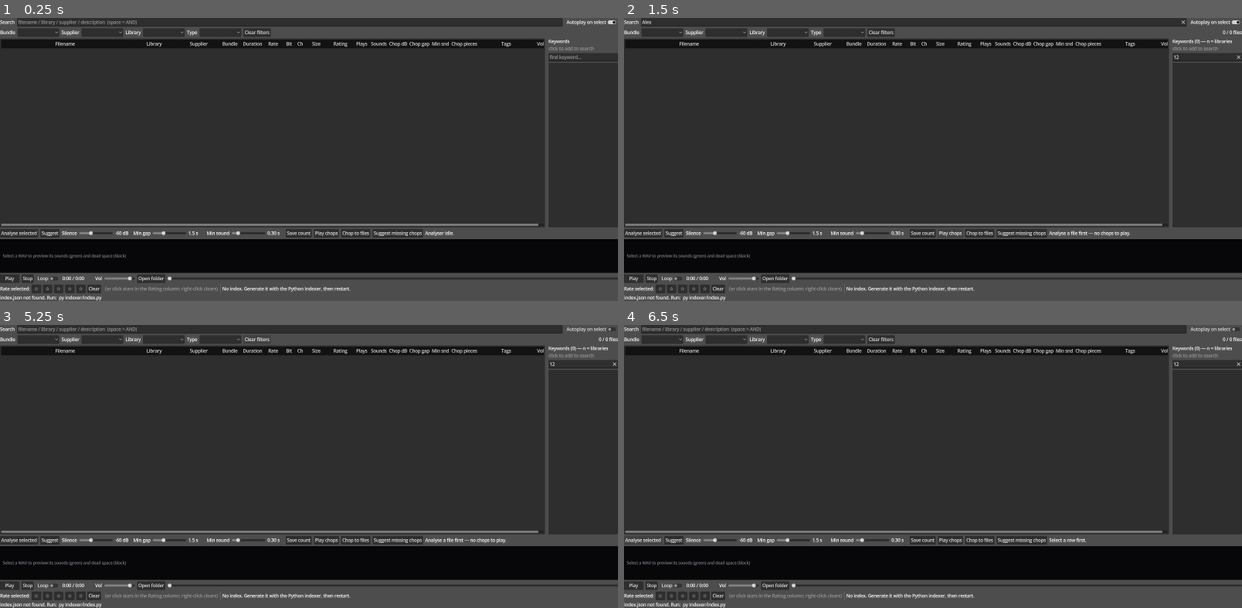
Above: before the commit, frames 1-4 (two rows, left to right).
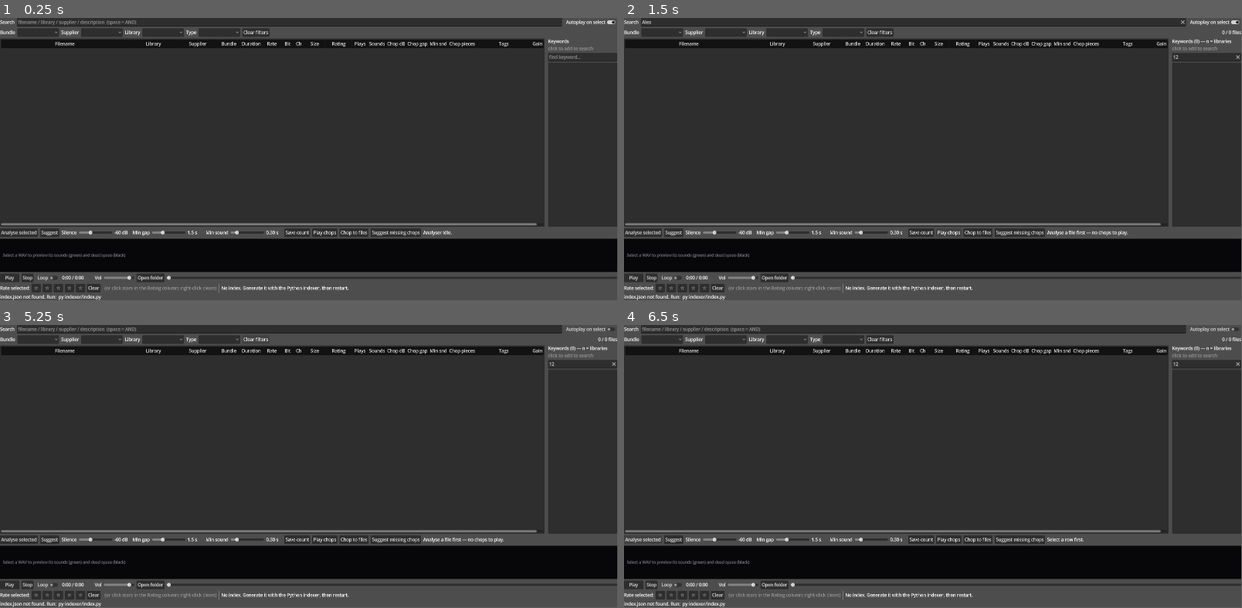
Above: after the commit, the same moments.

Repository: benedictcarter/sound_lib
Game: Godot game, scene res://main.tscn
Same seed, same stepped clock (60 frames per second), same inputs: the game is played once before the commit and once after it.
Inputs (mouse positions are in pixels of both pictures, inside the frame that each line leads up to):
- Up to frame 1 (0.25 s): no input
- Up to frame 2 (1.5 s): click (914, 23) at 0.52 s; type "Alex" at 0.6 s; click (1204, 57) at 0.75 s; type "12" at 0.83 s; click "Play chops" at 1.25 s
- Up to frame 3 (5.25 s): click "Play chops" at 2 s; click "Play" at 2.75 s; click "Play" at 3.5 s; click "Autoplay on select" at 4.25 s; click "Clear filters" at 5 s
- Up to frame 4 (6.5 s): click "Analyse selected" at 5.75 s
In our replay, the window is 800x366 before the commit and 799x365 after it. These sizes can differ from the game's own. Grey fills any space a smaller window leaves; there, only what the larger window draws over its background counts as a difference.

The runs differ from the first frame. In frame 1, 3.9% of the frame differs, in the area x 0-100%, y 0-100%; in frame 2, 3.9%; in frame 3, 4.0%; in frame 4, 3.9%.

Commit message:
Replace Vol× with Gain dB column (per-track level balancing, no clipping)
Game-audio use case: balance sounds against each other (explosion 0, gunfire
-10, zombie -20 dB). A per-track gain in dB is the right model -- negatives
attenuate cleanly with no clipping, and dB is the natural unit.

COL_GAIN_DB (userdata 'gain_db', clamped [-80,24]); final player gain =
linear_to_db(global Vol) + per-track dB (_apply_volume / _play_gain_db). Legacy
linear 'vol_mult' entries are converted to dB on read (_get_gain_db) so no data
is lost. Editable inline + via the generic multi-cell select editor (Gain dB is
in SEL_EDIT_COLS); positive values warn (may clip). Docs updated.

Co-Authored-By: Claude Opus 4.8 <noreply@anthropic.com>

Diff:
--- a/app/main.gd
+++ b/app/main.gd
@@ -21,30 +21,30 @@
 const COL_CHOP_SND := 14 # suggested/edited chop min-sound seconds (chopping.json)
 const COL_CHOP_N := 15  # resulting chop pieces at those settings (chopping.json)
 const COL_TAGS := 16    # user data (your own keywords; editable inline)
-const COL_VOL_MULT := 17 # user data: per-track playback gain multiplier (>0)
+const COL_GAIN_DB := 17 # user data: per-track playback gain in dB (for level balancing)
 const COL_COUNT := 18
 
 const COL_TITLES := [
 	"Filename", "Library", "Supplier", "Bundle",
 	"Duration", "Rate", "Bit", "Ch", "Size", "Rating", "Plays", "Sounds",
-	"Chop dB", "Chop gap", "Min snd", "Chop pieces", "Tags", "Vol×",
+	"Chop dB", "Chop gap", "Min snd", "Chop pieces", "Tags", "Gain dB",
 ]
 # Which record field each column sorts/reads. Bundle, Rating, Plays, Sounds,
-# Chop dB/gap/snd/pieces, Tags and Vol× are special-cased in _sort_value (not in record).
+# Chop dB/gap/snd/pieces, Tags and Gain dB are special-cased in _sort_value (not in record).
 const COL_FIELD := [
 	"filename", "library", "supplier", "bundle",
 	"duration", "sample_rate", "bit_depth", "channels", "size", "", "", "", "", "", "", "", "", "",
 ]
 const NUMERIC_COLS := [COL_DURATION, COL_RATE, COL_BIT, COL_CH, COL_SIZE,
 	COL_RATING, COL_PLAYS, COL_SOUNDS, COL_CHOP_DB, COL_CHOP_GAP, COL_CHOP_SND, COL_CHOP_N,
-	COL_VOL_MULT]
+	COL_GAIN_DB]
 # Columns that support spreadsheet-style multi-cell editing (copy/paste/Del/type
 # across a selection). Driven by the SELECTED column, not hard-wired to Tags.
-const SEL_EDIT_COLS := [COL_TAGS, COL_VOL_MULT]
+const SEL_EDIT_COLS := [COL_TAGS, COL_GAIN_DB]
 # Columns you can edit (inline or by clicking) — tinted a touch lighter so the
 # editable cells stand out from the read-only metadata.
 const EDITABLE_COLS := [COL_RATING, COL_CHOP_DB, COL_CHOP_GAP, COL_CHOP_SND,
-	COL_TAGS, COL_VOL_MULT]
+	COL_TAGS, COL_GAIN_DB]
 const EDIT_CELL_BG := Color(1, 1, 1, 0.08)   # subtle lighter overlay on editable cells
 
 # Tokens ignored by the keyword analysis: English filler + audio/file-format
@@ -68,7 +68,7 @@
 const KW_MIN_LEN := 2       # ignore 1-char tokens
 
 # Default column widths (indices match COL_*). Columns are resizable at runtime.
-const COL_DEFAULT_W := [460, 180, 140, 85, 65, 72, 42, 38, 78, 95, 58, 60, 70, 72, 70, 80, 200, 56]
+const COL_DEFAULT_W := [460, 180, 140, 85, 65, 72, 42, 38, 78, 95, 58, 60, 70, 72, 70, 80, 200, 64]
 const COL_MIN_W := 28       # smallest a column can be dragged to
 const RESIZE_GRAB := 6      # px tolerance around a divider to start a resize
 
@@ -242,7 +242,7 @@
 var _playing_rec: Variant = null     # record currently loaded in the player
 var _playing_item: TreeItem = null   # its row, for live cell updates
 var _global_vol: float = 0.9         # the 0..1 global Vol slider value
-var _play_vol_mult: float = 1.0      # current track's per-track Vol× multiplier
+var _play_gain_db: float = 0.0       # current track's per-track Gain dB trim
 var _loop_chk: CheckButton
 var _loop_on: bool = false           # "Loop" toggle: replay the current track
 var _last_click_col: int = -1        # column of the last mouse click (gates play)
@@ -895,8 +895,8 @@
 		return _chop_n_val(rec)
 	if col == COL_TAGS:
 		return _get_tags(rec)
-	if col == COL_VOL_MULT:
-		return _get_vol_mult(rec)
+	if col == COL_GAIN_DB:
+		return _get_gain_db(rec)
 	return rec.get(COL_FIELD[col])
 
 
@@ -959,7 +959,7 @@
 		_apply_userdata_cells(it, rec)
 		_apply_chop_cells(it, rec)
 		for c in [COL_DURATION, COL_RATE, COL_BIT, COL_CH, COL_SIZE, COL_PLAYS,
-				COL_SOUNDS, COL_CHOP_DB, COL_CHOP_GAP, COL_CHOP_SND, COL_CHOP_N, COL_VOL_MULT]:
+				COL_SOUNDS, COL_CHOP_DB, COL_CHOP_GAP, COL_CHOP_SND, COL_CHOP_N, COL_GAIN_DB]:
 			it.set_text_alignment(c, HORIZONTAL_ALIGNMENT_RIGHT)
 		for c in EDITABLE_COLS:                 # tint editable cells a touch lighter
 			it.set_custom_bg_color(c, EDIT_CELL_BG)
@@ -977,11 +977,12 @@
 	it.set_text(COL_TAGS, _get_tags(rec))
 	it.set_editable(COL_TAGS, true)            # double-click to edit
 	it.set_tooltip_text(COL_TAGS, "Double-click to edit. Separate keywords with spaces or commas.")
-	it.set_text(COL_VOL_MULT, _fmt_mult(_get_vol_mult(rec)))
-	it.set_editable(COL_VOL_MULT, true)
-	it.set_tooltip_text(COL_VOL_MULT,
-		"Per-track playback gain (>0). Multiplies this track's volume on top of the " \
-		+ "global Vol slider. e.g. 0.1 = quieter, 10 = louder. Blank = 1 (unchanged).")
+	it.set_text(COL_GAIN_DB, _fmt_gain(_get_gain_db(rec)))
+	it.set_editable(COL_GAIN_DB, true)
+	it.set_tooltip_text(COL_GAIN_DB,
+		"Per-track playback gain in dB, for balancing levels against each other " \
+		+ "(e.g. explosion 0, gunfire -10, zombie -20). Negative = quieter (no " \
+		+ "clipping); positive boosts and may clip. Blank = 0 (unchanged).")
 
 
 # ===========================================================================
@@ -1020,7 +1021,7 @@
 func _on_row_activated() -> void:
 	# Double-click plays -- except on the editable Rating/Tags/Chop cells, where
 	# a double-click opens the editor / sets a rating instead of playing.
-	if _last_click_col in [COL_RATING, COL_TAGS, COL_CHOP_DB, COL_CHOP_GAP, COL_CHOP_SND, COL_VOL_MULT]:
+	if _last_click_col in [COL_RATING, COL_TAGS, COL_CHOP_DB, COL_CHOP_GAP, COL_CHOP_SND, COL_GAIN_DB]:
 		return
 	_play_selected()
 
@@ -1039,7 +1040,7 @@
 			_apply_rating(rec, it, _star_at(it, pos.x))
 		return                                 # never play when rating
 	if col == COL_TAGS or col == COL_CHOP_DB or col == COL_CHOP_GAP or col == COL_CHOP_SND \
-			or col == COL_VOL_MULT:
+			or col == COL_GAIN_DB:
 		return                                 # let the inline editor handle it
 	# Don't autoplay while Shift/Ctrl-extending a selection range.
 	var ranging := Input.is_key_pressed(KEY_SHIFT) or Input.is_key_pressed(KEY_CTRL)
@@ -1057,8 +1058,8 @@
 		_set_tags(rec, it.get_text(COL_TAGS))
 	elif col == COL_CHOP_DB or col == COL_CHOP_GAP or col == COL_CHOP_SND:
 		_on_chop_edited(rec, it, col)
-	elif col == COL_VOL_MULT:
-		_on_vol_mult_edited(rec, it)
+	elif col == COL_GAIN_DB:
+		_on_gain_db_edited(rec, it)
 
 
 # ===========================================================================
@@ -1310,7 +1311,7 @@
 		return
 	_set_stream_loop(stream)                   # honour the Loop toggle
 	_player.stream = stream
-	_play_vol_mult = _get_vol_mult(rec)        # per-track gain on top of the slider
+	_play_gain_db = _get_gain_db(rec)          # per-track gain on top of the slider
 	_apply_volume()
 	_player.play()
 	_stream_len = stream.get_length()
@@ -1347,10 +1348,10 @@
 	_apply_volume()
 
 
-# Final player gain = global slider × the playing track's Vol× multiplier.
+# Final player gain = global slider (in dB) + the playing track's Gain dB trim.
 func _apply_volume() -> void:
-	var lin := _global_vol * _play_vol_mult
-	_player.volume_db = -80.0 if lin <= 0.001 else linear_to_db(lin)
+	var base_db := -80.0 if _global_vol <= 0.001 else linear_to_db(_global_vol)
+	_player.volume_db = base_db + _play_gain_db
 
 
 # Set a WAV stream to loop (or not) per the Loop toggle. A looping stream plays
@@ -1478,35 +1479,45 @@
 	return String(ud.get("tags", "")) if typeof(ud) == TYPE_DICTIONARY else ""
 
 
-# Per-track playback gain multiplier (>0; default 1.0 = unchanged).
-func _get_vol_mult(rec: Variant) -> float:
+# Per-track playback gain in dB (default 0 = unchanged). Migrates an older
+# `vol_mult` (linear) entry to dB on read so existing data isn't lost.
+const GAIN_DB_MIN := -80.0
+const GAIN_DB_MAX := 24.0
+func _get_gain_db(rec: Variant) -> float:
 	if typeof(rec) != TYPE_DICTIONARY:
-		return 1.0
+		return 0.0
 	var ud: Variant = _userdata.get(String(rec.get("path", "")))
-	if typeof(ud) == TYPE_DICTIONARY and ud.has("vol_mult"):
-		var v := float(ud["vol_mult"])
-		return v if v > 0.0 else 1.0
-	return 1.0
-
-
-func _fmt_mult(v: float) -> String:
-	return "" if is_equal_approx(v, 1.0) else str(v)
-
-
-# Inline edit of the Vol× cell. Validation: must be > 0; blank resets to 1.0.
-func _on_vol_mult_edited(rec: Variant, it: TreeItem) -> void:
+	if typeof(ud) == TYPE_DICTIONARY:
+		if ud.has("gain_db"):
+			return clampf(float(ud["gain_db"]), GAIN_DB_MIN, GAIN_DB_MAX)
+		if ud.has("vol_mult"):                 # legacy: convert linear mult -> dB
+			var m := float(ud["vol_mult"])
+			if m > 0.0:
+				return clampf(linear_to_db(m), GAIN_DB_MIN, GAIN_DB_MAX)
+	return 0.0
+
+
+func _fmt_gain(v: float) -> String:
+	return "" if is_equal_approx(v, 0.0) else str(snappedf(v, 0.1))
+
+
+# Inline edit of the Gain dB cell. Any number; blank = 0. Clamped to a sane
+# range; a positive value warns (it may clip).
+func _on_gain_db_edited(rec: Variant, it: TreeItem) -> void:
 	if typeof(rec) != TYPE_DICTIONARY:
 		return
-	var txt := it.get_text(COL_VOL_MULT).strip_edges()
-	var v := 1.0 if txt == "" else (txt.to_float() if txt.is_valid_float() else -1.0)
-	if v <= 0.0:
-		_status_label.text = "Vol× must be a number > 0 (got \"%s\")." % txt
-		it.set_text(COL_VOL_MULT, _fmt_mult(_get_vol_mult(rec)))   # revert
-		return
-	_set_userdata(rec, "vol_mult", v)
-	it.set_text(COL_VOL_MULT, _fmt_mult(v))
+	var txt := it.get_text(COL_GAIN_DB).strip_edges()
+	if txt != "" and not txt.is_valid_float():
+		_status_label.text = "Gain dB must be a number (got \"%s\")." % txt
+		it.set_text(COL_GAIN_DB, _fmt_gain(_get_gain_db(rec)))      # revert
+		return
+	var v := clampf(0.0 if txt == "" else txt.to_float(), GAIN_DB_MIN, GAIN_DB_MAX)
+	_set_userdata(rec, "gain_db", v)
+	it.set_text(COL_GAIN_DB, _fmt_gain(v))
+	if v > 0.0:
+		_status_label.text = "Gain dB +%s boosts above the file's level and may clip." % str(snappedf(v, 0.1))
 	if rec == _playing_rec:                    # live-apply to the current track
-		_play_vol_mult = v
+		_play_gain_db = v
 		_apply_volume()
 
 
@@ -1526,7 +1537,7 @@
 
 # ===========================================================================
 #  Spreadsheet-style multi-cell editing — generic over the selected COLUMN
-#  (Tags, Vol×, ...), not hard-wired to Tags. Copy/paste/Del/type-over all act
+#  (Tags, Gain dB, ...), not hard-wired to Tags. Copy/paste/Del/type-over all act
 #  on whichever editable column your selected cells are in.
 # ===========================================================================
 
@@ -1559,8 +1570,8 @@
 	match col:
 		COL_TAGS:
 			return _get_tags(rec)
-		COL_VOL_MULT:
-			return _fmt_mult(_get_vol_mult(rec))
+		COL_GAIN_DB:
+			return _fmt_gain(_get_gain_db(rec))
 	return ""
 
 
@@ -1578,23 +1589,23 @@
 			_userdata[key] = ud
 			it.set_text(COL_TAGS, t)
 			return true
-		COL_VOL_MULT:
+		COL_GAIN_DB:
 			var s := raw.strip_edges()
-			var v := 1.0 if s == "" else (s.to_float() if s.is_valid_float() else -1.0)
-			if v <= 0.0:
-				return false                        # must be > 0
+			if s != "" and not s.is_valid_float():
+				return false                        # must be a number
+			var v := clampf(0.0 if s == "" else s.to_float(), GAIN_DB_MIN, GAIN_DB_MAX)
 			var ud2: Dictionary = _userdata.get(key, {})
-			ud2["vol_mult"] = v
+			ud2["gain_db"] = v
 			_userdata[key] = ud2
-			it.set_text(COL_VOL_MULT, _fmt_mult(v))
+			it.set_text(COL_GAIN_DB, _fmt_gain(v))
 			if rec == _playing_rec:                 # live-apply to the current track
-				_play_vol_mult = v
+				_play_gain_db = v
 				_apply_volume()
 			return true
 	return false
 
 
-# Persist after a bulk edit. Tags and Vol× both live in userdata.
+# Persist after a bulk edit. Tags and Gain dB both live in userdata.
 func _save_after_edit(_col: int) -> void:
 	_save_userdata()
 
@@ -1953,7 +1964,7 @@
 		return
 	_set_stream_loop(preview)                  # honour the Loop toggle
 	_player.stream = preview
-	_play_vol_mult = _get_vol_mult(_an_rec)    # match the source track's Vol×
+	_play_gain_db = _get_gain_db(_an_rec)      # match the source track's Gain dB
 	_apply_volume()
 	_player.play()
 	_stream_len = preview.get_length()
Not shown, changed: CLAUDE.md
Not shown, changed: README.md
